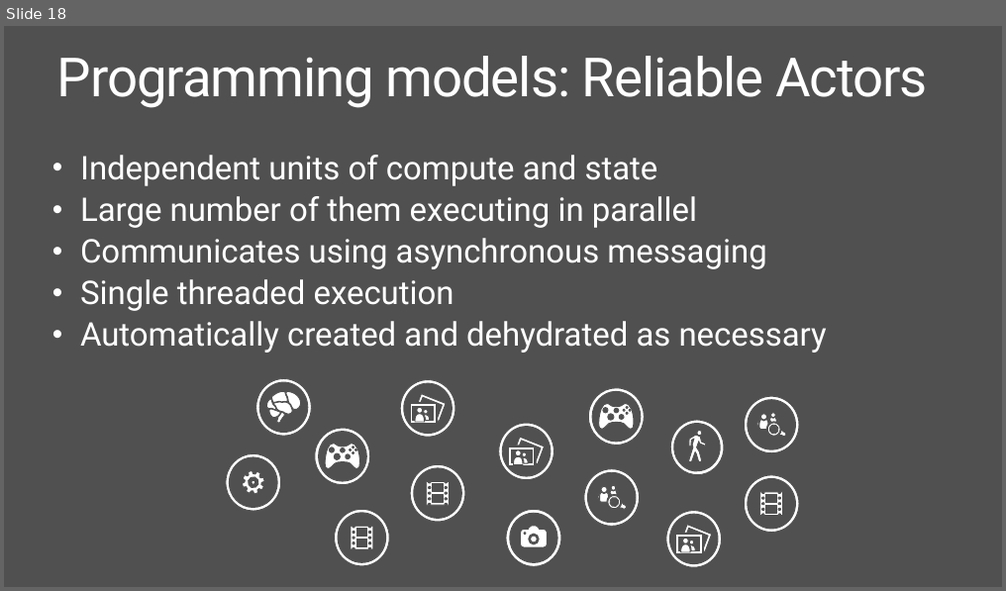
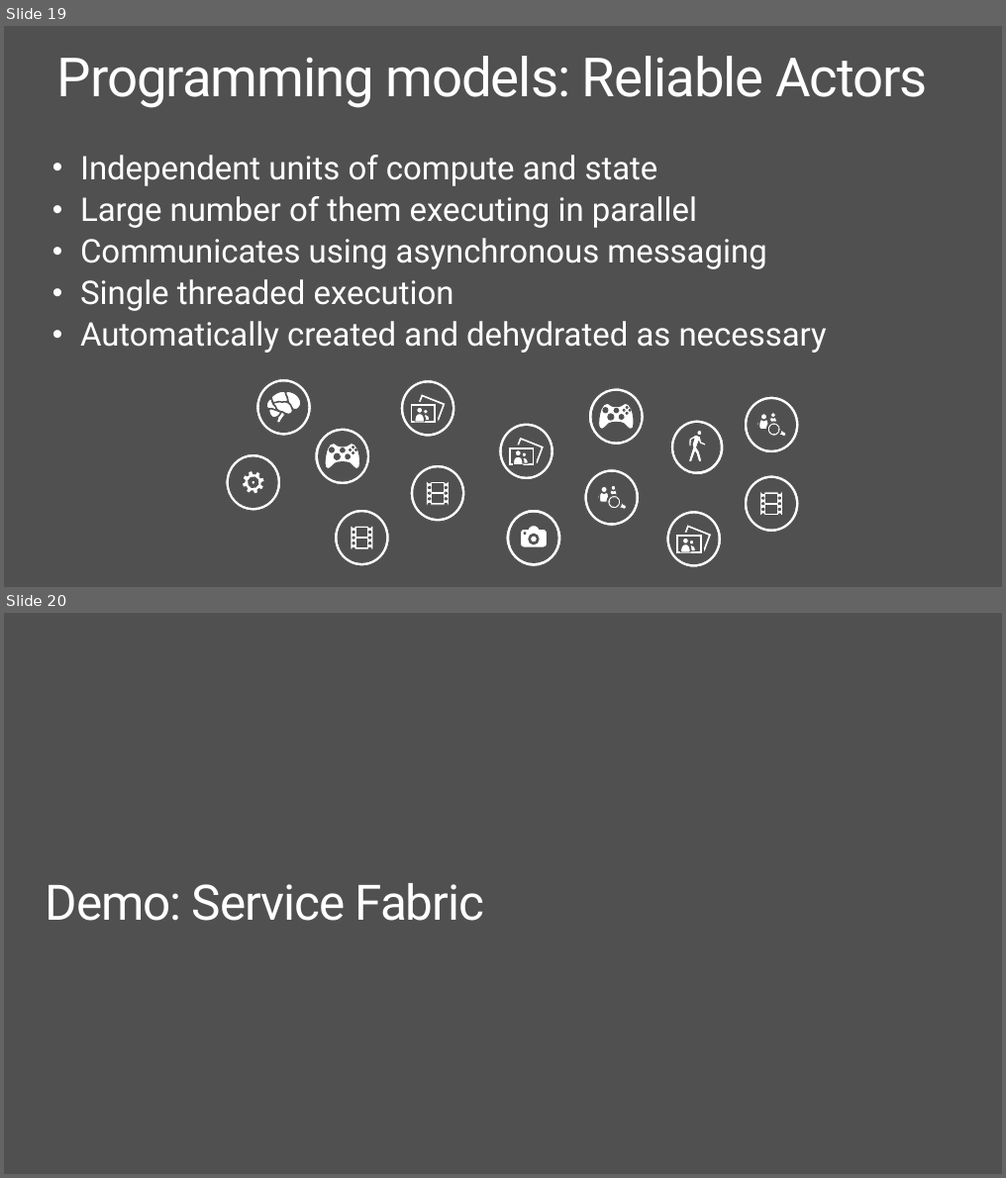
Before and after one commit to AzureActivationDay/DevCamp, a slide deck: Presentation/Service-Fabric/Service Fabric Overview.pptx. Shown one above the other, each under a label of ours: slide 18 before the commit, slides 19 and 20 after it. The pictures are 1006x591 and 1006x1178 pixels, drawn with LibreOffice and Linux fonts; fonts in the diff are those of the drawing. Boxes give left, top, right and bottom in pixels: in the first picture for what was removed or moved away, otherwise in the second. Text is boxed around its words. In the diff, an @@ line names an element or a change of style, - is before the commit and + after.

```diff
--- a/Presentation/Service-Fabric/Service Fabric Overview.pptx
+++ b/Presentation/Service-Fabric/Service Fabric Overview.pptx
@@ slide 20 added at box(4, 613, 1002, 1174), background #505050 @@
@@ title added at box(46, 883, 485, 921), 47 pt, text #FFFFFF @@
+Demo: Service Fabric
@@ what was slide 18 is now slide 19 @@
```
Also in this commit, not shown: 1 other slide added, 14 other files.
